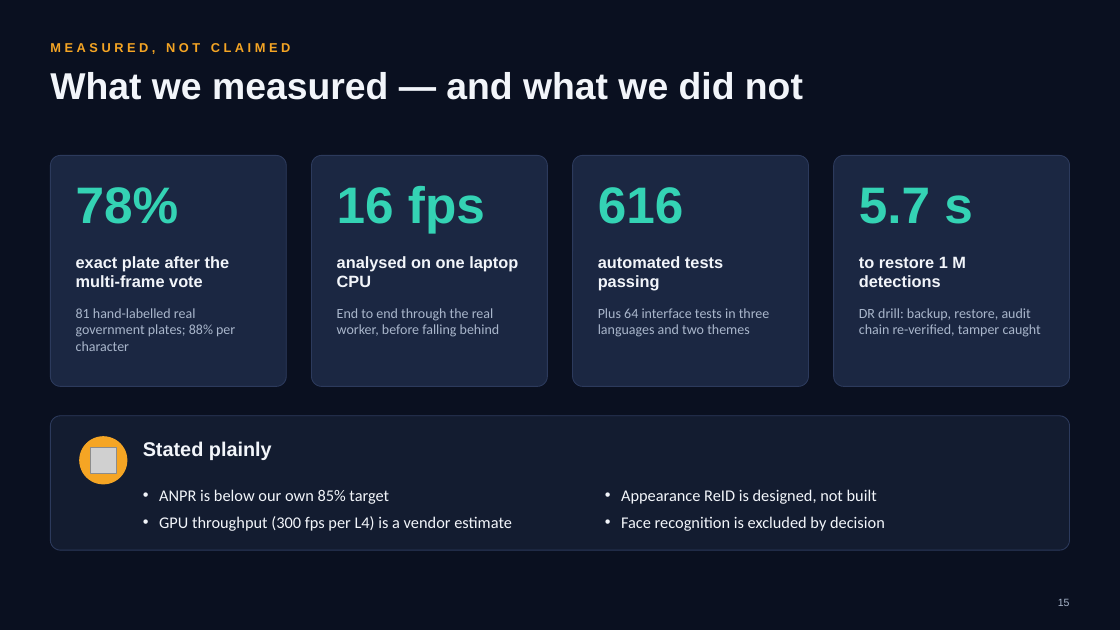
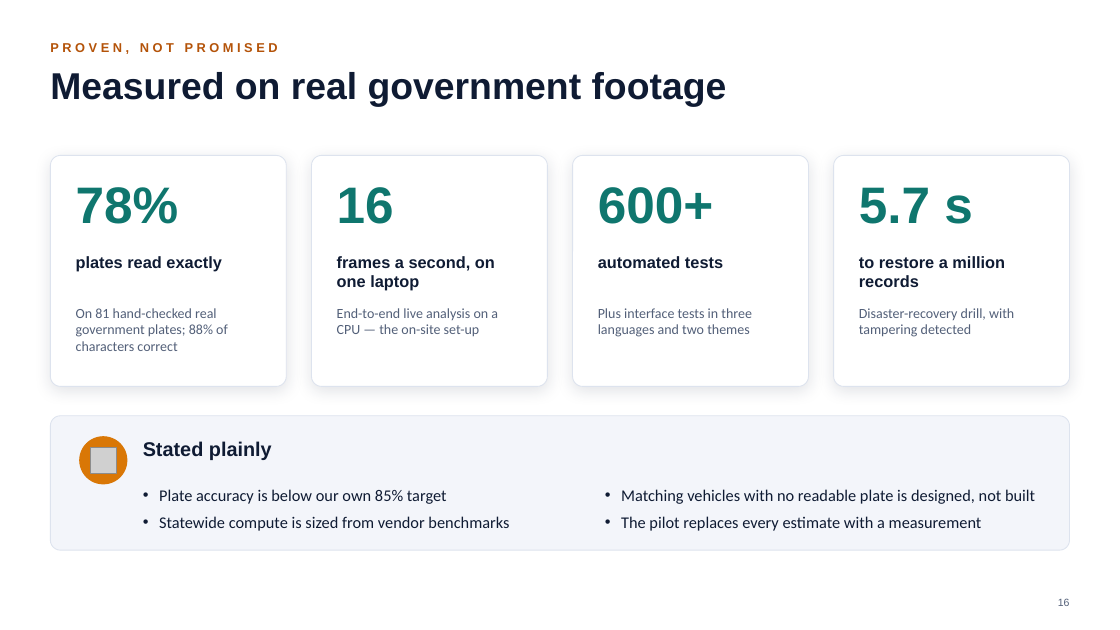
Before and after one commit to parthpatel643/sentinel-hackathon, a slide deck: slide 16 of docs/Sentinel-Finale-Pitch.pptx (slide 15 before the commit). Drawn at 1120x630 pixels with LibreOffice and Linux fonts; fonts in the diff are those of the drawing; grey boxes stand for pictures. Boxes give left, top, right and bottom in pixels: in the first picture for what was removed or moved away, otherwise in the second. Text is boxed around its words. In the diff, an @@ line names an element or a change of style, - is before the commit and + after.

```diff
--- a/docs/Sentinel-Finale-Pitch.pptx
+++ b/docs/Sentinel-Finale-Pitch.pptx
@@ background #0A1020 to #FFFFFF @@
@@ text at (50, 43, 278, 54): text changed; text colour #F5A524 to #B45309 @@
-MEASURED, NOT CLAIMED
+PROVEN, NOT PROMISED
@@ text at (50, 72, 727, 107): text changed; text colour #F2F5FA to #0F1B33 @@
-What we measured — and what we did not
+Measured on real government footage
@@ text "78%" at (76, 187, 179, 224): text colour #34D3B4 to #0F766E @@
@@ fill #1B2742 to #FFFFFF; outline #2C3A5C 0.75 pt to #DDE3EE 0.75 pt; shadow on in 4 elements at (50, 155, 287, 386), (312, 155, 548, 386), (573, 155, 809, 386), (833, 155, 1070, 386) @@
@@ text "5.7 s" at (859, 187, 973, 224): text colour #34D3B4 to #0F766E @@
@@ text at (337, 187, 394, 224): text changed; text colour #34D3B4 to #0F766E @@
-16 fps
+16
@@ text at (598, 187, 714, 224): text changed; text colour #34D3B4 to #0F766E @@
-616
+600+
@@ text at (76, 256, 221, 272): text changed; text colour #F2F5FA to #0F1B33 @@
-exact plate after the multi-frame vote
+plates read exactly
@@ text at (337, 256, 495, 291): text changed; text colour #F2F5FA to #0F1B33 @@
-analysed on one laptop CPU
+frames a second, on one laptop
@@ text at (598, 256, 723, 268): text changed; text colour #F2F5FA to #0F1B33 @@
-automated tests passing
+automated tests
@@ text at (859, 256, 1005, 287): text changed; text colour #F2F5FA to #0F1B33 @@
-to restore 1 M detections
+to restore a million records
@@ text at (76, 308, 228, 351): text changed; text colour #A9B6CB to #536079 @@
-81 hand-labelled real government plates; 88% per character
+On 81 hand-checked real government plates; 88% of characters correct
@@ text at (337, 308, 498, 336): text changed; text colour #A9B6CB to #536079 @@
-End to end through the real worker, before falling behind
+End-to-end live analysis on a CPU — the on-site set-up
@@ text at (598, 308, 752, 337): text changed; text colour #A9B6CB to #536079 @@
-Plus 64 interface tests in three languages and two themes
+Plus interface tests in three languages and two themes
@@ text at (859, 308, 1014, 337): text changed; text colour #A9B6CB to #536079 @@
-DR drill: backup, restore, audit chain re-verified, tamper caught
+Disaster-recovery drill, with tampering detected
@@ rounded rectangle at (50, 416, 1070, 550): fill #131C30 to #F3F5FA; outline #2C3A5C 0.75 pt to #DDE3EE 0.75 pt @@
@@ ellipse at (80, 437, 127, 484): fill #F5A524 to #D97706; outline #F5A524 1 pt to #D97706 1 pt @@
@@ text "Stated plainly" at (143, 441, 272, 460): text colour #F2F5FA to #0F1B33 @@
@@ text at (159, 489, 509, 531): text changed; text colour #F2F5FA to #0F1B33 @@
-• ANPR is below our own 85% target
-• GPU throughput (300 fps per L4) is a vendor estimate
+• Plate accuracy is below our own 85% target
+• Statewide compute is sized from vendor benchmarks
@@ text at (621, 489, 1035, 531): text changed; text colour #F2F5FA to #0F1B33 @@
-• Appearance ReID is designed, not built
-• Face recognition is excluded by decision
+• Matching vehicles with no readable plate is designed, not built
+• The pilot replaces every estimate with a measurement
@@ text at (1058, 598, 1070, 606): text changed; text colour #A9B6CB to #536079 @@
-15
+16
```
Also in this commit, not shown: 10 other slides changed, 7 slides added, 6 slides removed, 16 other files.
